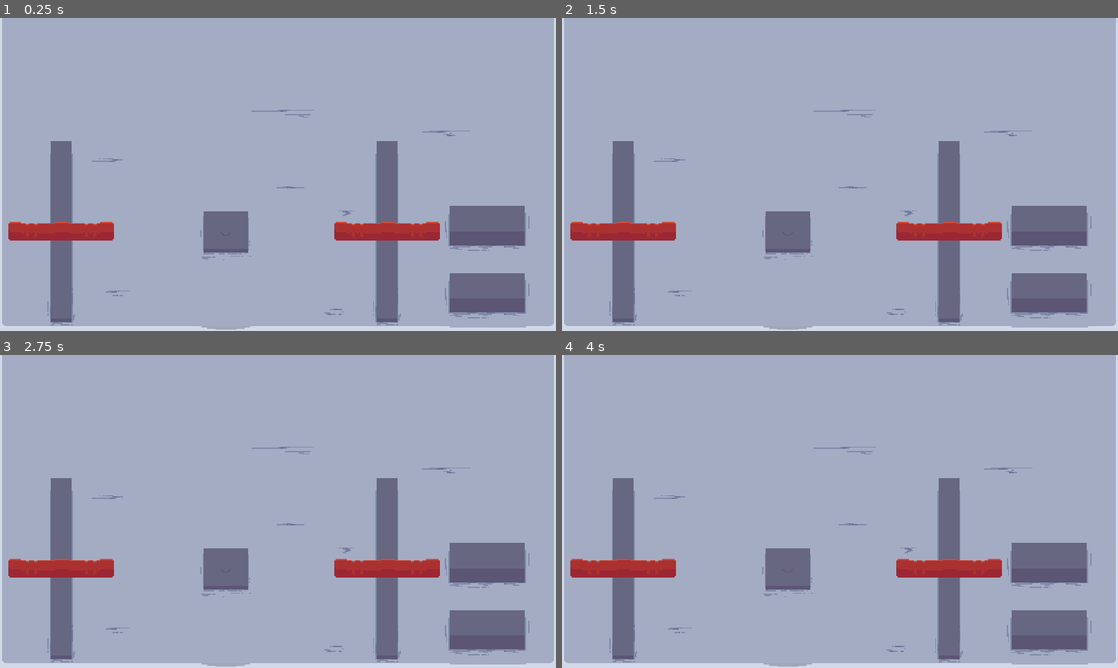
Above: before the commit, frames 1-4 (two rows, left to right).
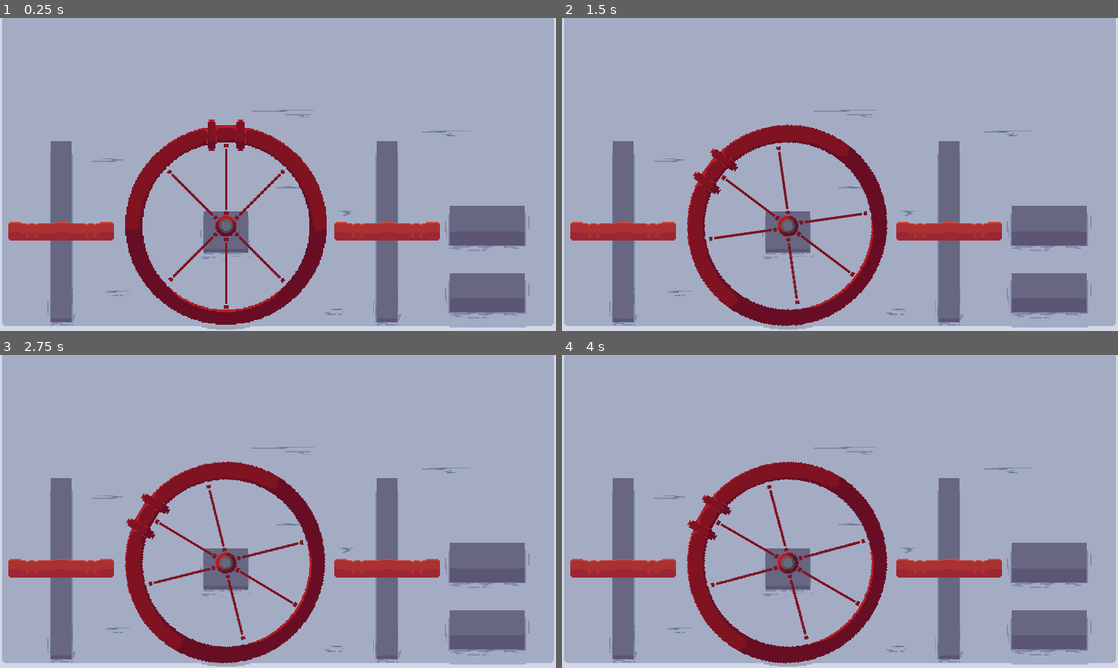
Above: after the commit, the same moments.

Repository: creikey/Podmornica
Game: Godot game, scene res://Main.tscn
Same seed, same stepped clock (60 frames per second), same inputs: the game is played once before the commit and once after it.
Inputs (mouse positions are in pixels of both pictures, inside the frame that each line leads up to):
- Up to frame 1 (0.25 s): no input
- Up to frame 2 (1.5 s): tap Enter at 0.5 s; move the mouse to (962, 158) at 0.52 s; press the mouse at (962, 158) at 0.53 s; tap Space at 1.25 s; move the mouse to (728, 190) at 1.27 s; release the mouse at (728, 190) at 1.28 s; click (728, 190) at 1.35 s
- Up to frame 3 (2.75 s): move the mouse to (333, 442) at 2.02 s; press the mouse at (333, 442) at 2.03 s
- Up to frame 4 (4 s): tap Enter at 2.75 s; move the mouse to (812, 574) at 2.77 s; release the mouse at (812, 574) at 2.78 s; click (812, 574) at 2.85 s; tap Space at 3.5 s; move the mouse to (1006, 558) at 3.52 s; press the mouse at (1006, 558) at 3.53 s

The runs differ from the first frame. In frame 1, 6.4% of the frame differs, in the area x 22-59%, y 32-98%; in frame 2, 6.4%; in frame 3, 6.4%; in frame 4, 6.4%, in the area x 22-59%, y 34-99%.

Commit message:
Add wheel

Diff:
--- a/src/nodes/gui/GUI.tscn
+++ b/src/nodes/gui/GUI.tscn
@@ -1,9 +1,11 @@
-[gd_scene load_steps=5 format=2]
+[gd_scene load_steps=7 format=2]
 
 [ext_resource path="res://nodes/gui/sprites/Backpanel.png" type="Texture" id=1]
 [ext_resource path="res://nodes/gui/sprites/Buttons_Levers.png" type="Texture" id=2]
 [ext_resource path="res://nodes/gui/sprites/Lever_Switches.png" type="Texture" id=3]
 [ext_resource path="res://nodes/gui/Slider.tscn" type="PackedScene" id=4]
+[ext_resource path="res://nodes/gui/Wheel.gd" type="Script" id=5]
+[ext_resource path="res://nodes/gui/sprites/Wheel.png" type="Texture" id=6]
 
 [node name="GUI" type="Node2D"]
 
@@ -29,3 +31,19 @@
 
 [node name="RightSlider" parent="." instance=ExtResource( 4 )]
 position = Vector2( 1336.13, 480 )
+
+[node name="Wheel" type="Node2D" parent="."]
+position = Vector2( 780.731, 718.029 )
+script = ExtResource( 5 )
+__meta__ = {
+"_edit_group_": true
+}
+select_radius = 380.0
+
+[node name="Sprite" type="Sprite" parent="Wheel"]
+show_behind_parent = true
+scale = Vector2( 4, 4 )
+texture = ExtResource( 6 )
+offset = Vector2( 0, -4 )
+region_enabled = true
+region_rect = Rect2( 100, 90, 190, 180 )
--- /dev/null
+++ b/src/nodes/gui/Wheel.gd
@@ -0,0 +1,35 @@
+tool
+extends Node2D
+
+const turn_smoothing = 15.0
+const angle_range = 60.0
+
+export var select_radius: float = 100.0
+
+var selected: bool = false
+var target_rotation: float = 0.0
+
+func _process(delta):
+	if Engine.editor_hint:
+		update()
+		return
+
+	if selected:
+		target_rotation = global_position.angle_to_point(get_global_mouse_position()) - PI/2.0
+		target_rotation = clamp(target_rotation, -deg2rad(angle_range), deg2rad(angle_range))
+
+	# global_position.y = ((target_y_pos - global_position.y) * move_smoothing * delta) + global_position.y
+	rotation = ((target_rotation - rotation) * turn_smoothing * delta) + rotation
+
+func _input(event):
+	if event.is_action_pressed("g_click"):
+		if global_position.distance_to(get_global_mouse_position()) <= select_radius:
+			selected = true
+	elif event.is_action_released("g_click"):
+		selected = false
+
+func _draw():
+	if not Engine.editor_hint:
+		return
+
+	draw_circle(Vector2(), select_radius, Color(0, 1, 0, 0.2))
